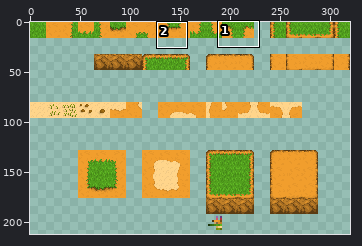
Two states of a sprite sheet, ordered_tiles.png. Above: a wide view before the commit, with the close-up outlined.
Close-up. Earlier state:
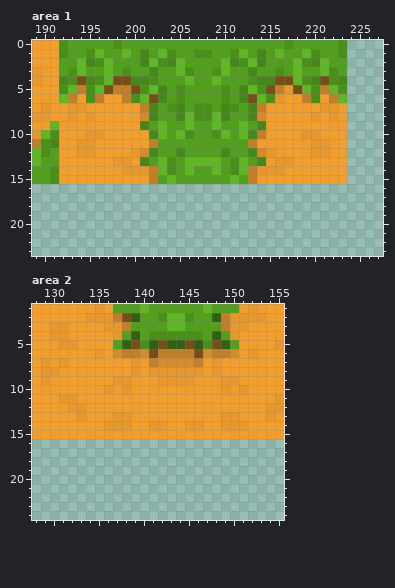
The file is 320x320 pixels. Colours within 5 levels of each other are drawn and written as one. Shown: area 1: x 189..227, y 0..23; area 2: x 128..155, y 1..24. The wide view leaves out empty margins.
New version:
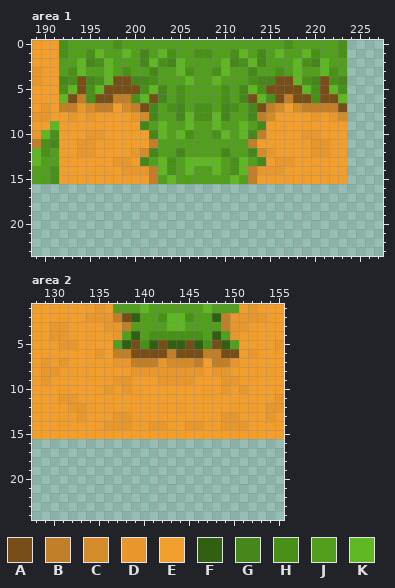
Palette (. is transparent): A #784e18  B #c07f28  C #d48b2a  D #e7972b  E #f19e2d  F #326013  G #46871b  H #489017  J #529f1e  K #5fb724
Changes in this commit:
--- area 1
@@ x 189..227 @@
  4 DEEGHAGHKAAGGHJJJKJJKJJJHGGAAKHGAHG....
- 5 EEEHKBHKABBAHKGJHJJJJHJGKHABDAKHBKH....
- 6 EEEKBEHBEEBHKAGJHJJJJHJGAKHDEEBHEBK....
- 7 EDEEDDEEEEEEBGJHGJHHJGHJGBEEEEEEDDE....
- 8 DDEEDEDEEEEECGJJGKHHKGJJGCEEEEEDEDE....
+ 5 EEEHKAHKAAAAHKGJHJJJJHJGKHAAAAKHAKH....
+ 6 EEEKABHAABBHKAGJHJJJJHJGAKHABAAHAAK....
+ 7 EDEBBDCBBECBAGJHGJHHJGHJGABCECBBBBA....
+ 8 DDEEDEDEEEEDCGJJGKHHKGJJGBCEEEEDEDC....
  9 EEKEEEEEEEEEGJKJJKJJKJJKJGEEEEEEEEE....
--- area 2
@@ x 135..152 @@
  5 EEJFAHFAFFAFHAFJEE
- 6 DECBBCABBBBACBBCED
- 7 EEEEDEBCCCCBEDEEEE
- 8 EEEEDEDDDDDDEDEEEE
+ 6 DEBBAAAABAAABBAAED
+ 7 EEDDBBBDCCCBEBBDEE
+ 8 EEEEDDDDDDDDEDDEEE
  9 EEDDEEEDDDDEEEDDEE
